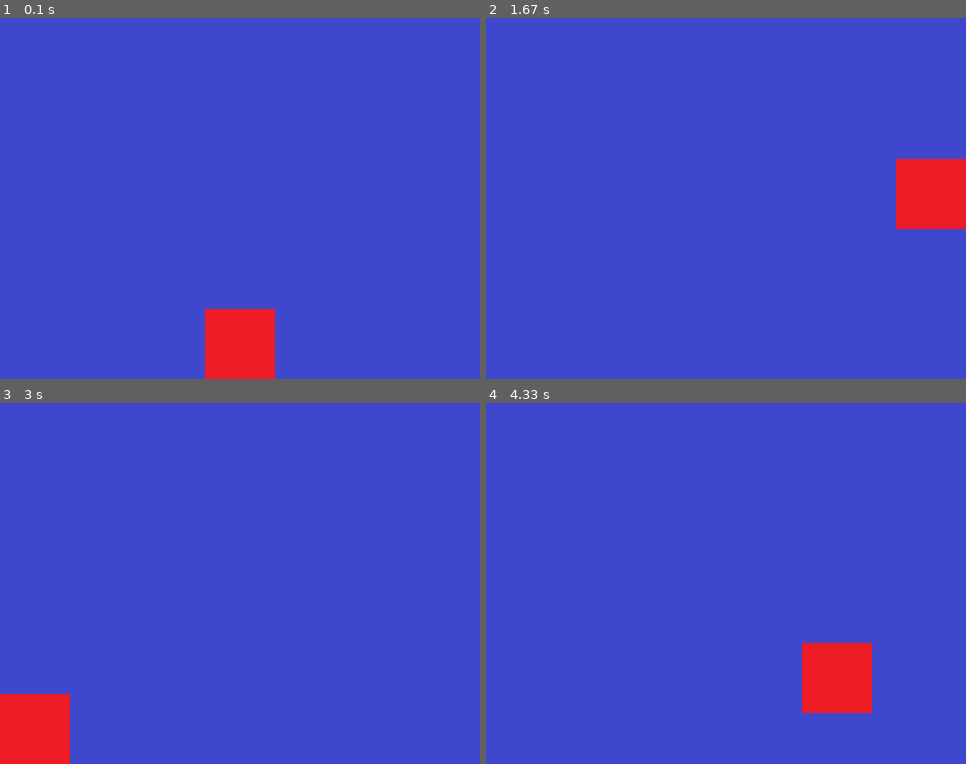
Above: before the commit, frames 1-4 (two rows, left to right).
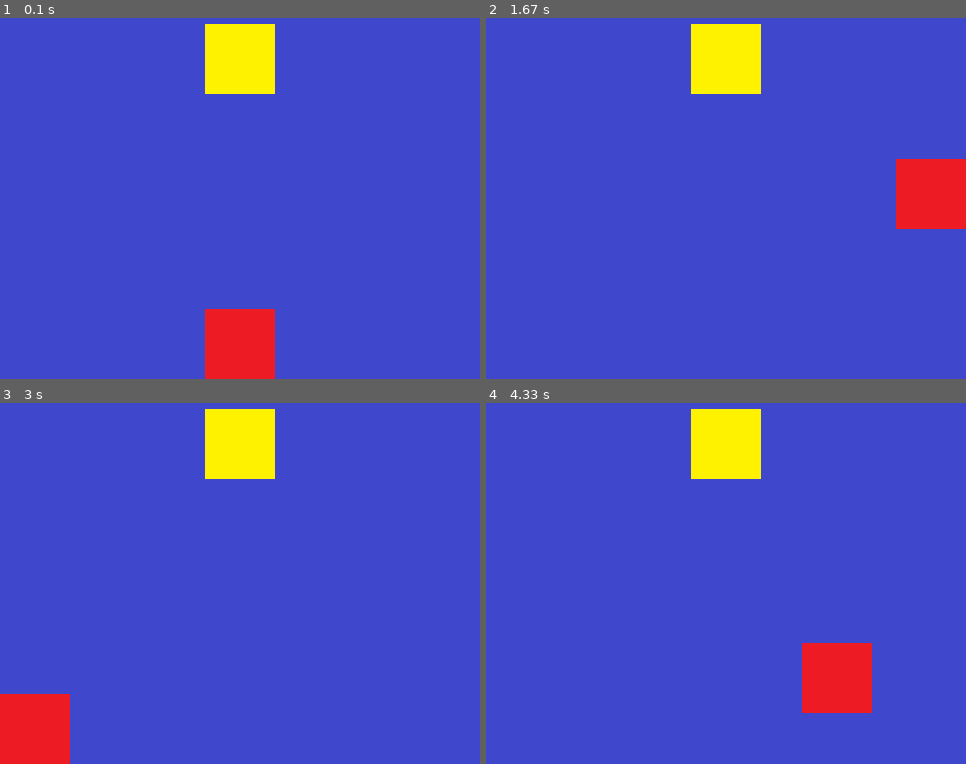
Above: after the commit, the same moments.

Repository: Jay611/pygame_basic
Game: pygame game, started from main.py
Two runs of this game, one before a commit and one after it. Both use one fixed random seed, a clock stepped at 60 frames per second and the inputs below.
Inputs:
- Up to frame 1 (0.1 s): no input
- Up to frame 2 (1.67 s): hold Right 0.33-0.8 s; hold Up 0.83-1.13 s
- Up to frame 3 (3 s): hold Left 1.67-2.2 s; hold Down 2.23-2.53 s; hold Left 2.57-2.97 s
- Up to frame 4 (4.33 s): hold Up 3-3.37 s; hold Right 3.4-4.03 s; hold Down from 4.07 s (still down)

The runs differ from the first frame. In frame 1, 2.8% of the frame differs, in the area x 42-58%, y 1-22%; in frame 2, 2.8%; in frame 3, 2.8%; in frame 4, 2.8%.

Commit message:
check collision

Diff:
--- a/main.py
+++ b/main.py
@@ -23,6 +23,14 @@
 character_height = character_size[1]
 character_x_pos = (screen_width - character_width) / 2
 character_y_pos = screen_height - character_height
+
+# Enemy
+enemy = pygame.image.load("C:\\Users\\user\\source\\repos\\pygame_basic\\enemy.png")
+enemy_size = enemy.get_rect().size  # image size
+enemy_width = enemy_size[0]
+enemy_height = enemy_size[1]
+enemy_x_pos = (screen_width - enemy_width) / 2
+enemy_y_pos = (screen_height - enemy_height) / 2
 
 to_x = to_y = 0
 
@@ -66,9 +74,24 @@
     elif character_y_pos > screen_height - character_height:
         character_y_pos = screen_height - character_height
 
+    # Update rect information for checking collision
+    character_rect = character.get_rect()
+    character_rect.left = character_x_pos
+    character_rect.top = character_y_pos
 
-    screen.blit(background, (0, 0))
-    screen.blit(character,(character_x_pos, character_y_pos))
+    enemy_rect = enemy.get_rect()
+    enemy_rect.left = enemy_x_pos
+    enemy_rect.top = enemy_y_pos
+
+    # Check collision
+    if character_rect.colliderect(enemy_rect):
+        print('Collision')
+        running = False
+
+
+    screen.blit(background, (0, 0)) # Draw background
+    screen.blit(character,(character_x_pos, character_y_pos))   # Draw character
+    screen.blit(enemy, (enemy_x_pos, enemy_y_pos))  # Draw enemy
 
     pygame.display.update() # Draw game screen again
 
Binary file added: enemy.png
